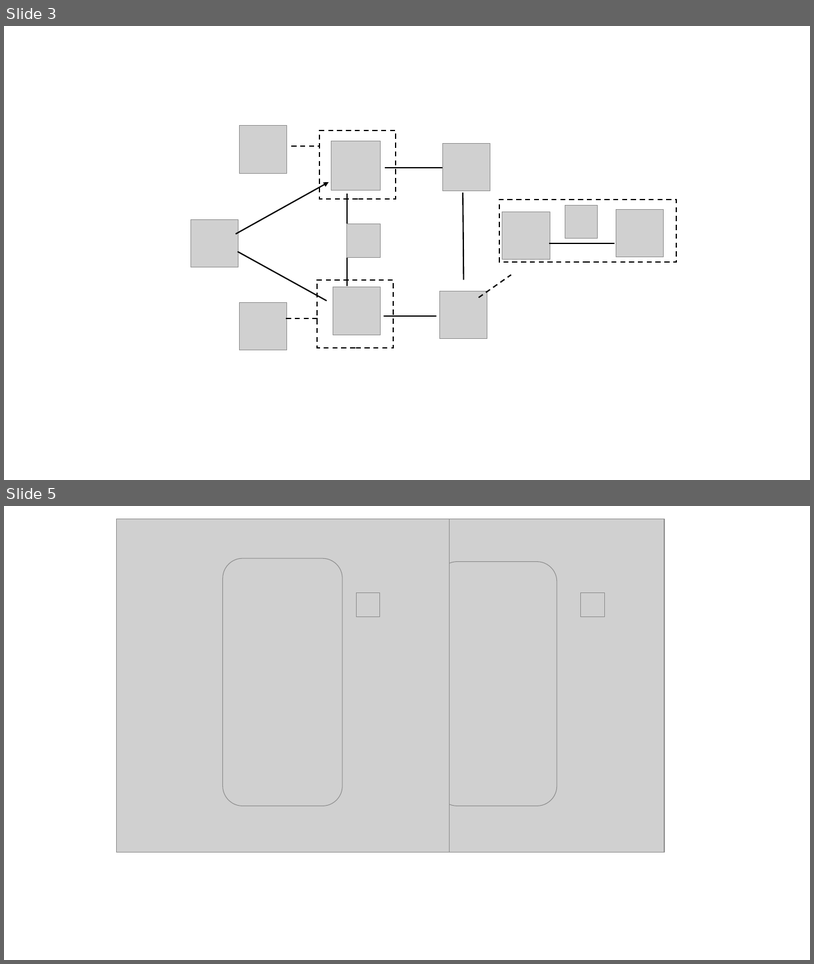
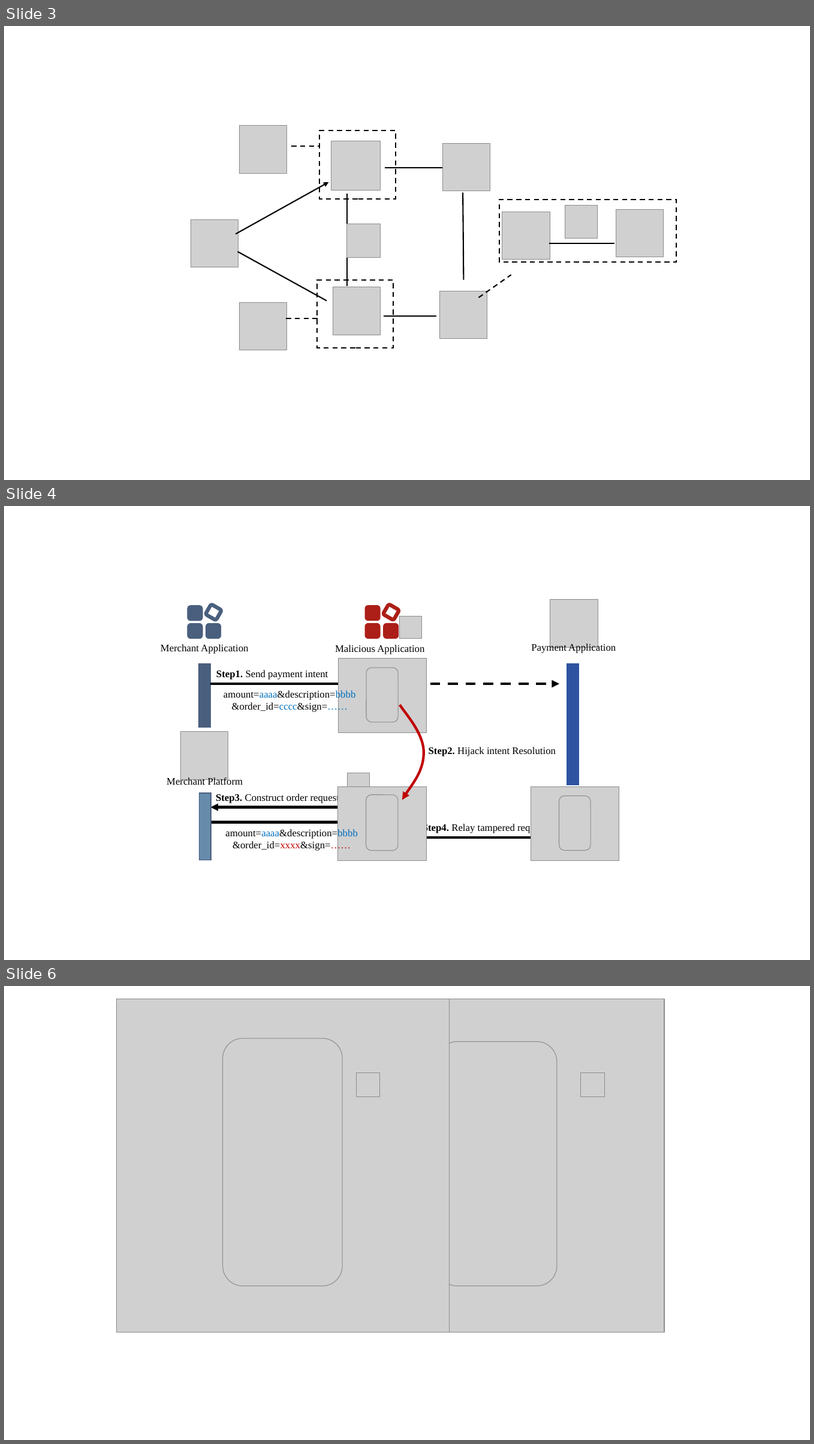
Before and after one commit to OccDeser/paper-third-party-online-payment-TDSC, a slide deck: img-source/images.pptx. Shown one above the other, each under a label of ours: slides 3 and 5 before the commit, slides 3, 4 and 6 after it; the slides between them are not shown. The pictures are 814x964 and 814x1444 pixels, drawn with LibreOffice and Linux fonts; fonts in the diff are those of the drawing; grey boxes stand for pictures. Boxes give left, top, right and bottom in pixels: in the first picture for what was removed or moved away, otherwise in the second. Text is boxed around its words. In the diff, an @@ line names an element or a change of style, - is before the commit and + after.

```diff
--- a/img-source/images.pptx
+++ b/img-source/images.pptx
@@ slide 4 added at (x1=4, y1=506, x2=810, y2=960), background #FFFFFF @@
@@ picture added at (x1=551, y1=600, x2=599, y2=648) @@
@@ group added at (x1=189, y1=604, x2=222, y2=638): 4 rounded rectangles @@
@@ group added at (x1=366, y1=604, x2=399, y2=637): 4 rounded rectangles @@
@@ picture added at (x1=399, y1=616, x2=422, y2=639) @@
@@ text added at (x1=161, y1=644, x2=248, y2=654), 12 pt, text #000000 @@
+Merchant Application
@@ text added at (x1=335, y1=645, x2=425, y2=654), 12 pt, text #000000 @@
+Malicious Application
@@ text added at (x1=531, y1=643, x2=616, y2=653), 12 pt, text #000000 @@
+Payment Application
@@ rectangle added at (x1=199, y1=663, x2=211, y2=727), fill #4A5F7E, outline #4A5F7E 1 pt @@
@@ picture added at (x1=339, y1=658, x2=427, y2=732) @@
@@ picture added at (x1=366, y1=667, x2=398, y2=722) @@
@@ rectangle added at (x1=567, y1=663, x2=579, y2=784), fill #2E54A1, outline #2E54A1 1 pt @@
@@ line added from (211, 684) to (376, 684), #000000 3 pt @@
@@ text added at (x1=216, y1=670, x2=328, y2=679), 12 pt, text #000000 @@
+Step1. Send payment intent
@@ arrow added from (377, 684) to (560, 684), #000000 3 pt dashed @@
@@ text added at (x1=224, y1=689, x2=356, y2=712), 12 pt, text #000000 @@
+amount=aaaa&description=bbbb&order_id=cccc&sign=……
@@ freeform shape added at (x1=400, y1=705, x2=425, y2=799), outline #C00000 3 pt @@
@@ picture added at (x1=180, y1=732, x2=228, y2=780) @@
@@ text added at (x1=429, y1=747, x2=556, y2=756), 12 pt, text #000000 @@
+Step2. Hijack intent Resolution
@@ picture added at (x1=348, y1=773, x2=370, y2=795) @@
@@ text added at (x1=167, y1=776, x2=243, y2=784), 12 pt, text #000000 @@
+Merchant Platform
@@ rectangle added at (x1=200, y1=793, x2=212, y2=860), fill #668BAB, outline #4A5F7E 1 pt @@
@@ text added at (x1=216, y1=793, x2=339, y2=804), 12 pt, text #000000 @@
+Step3. Construct order request
@@ picture added at (x1=338, y1=786, x2=426, y2=861) @@
@@ picture added at (x1=531, y1=786, x2=619, y2=861) @@
@@ arrow added from (367, 807) to (211, 807), #000000 3 pt @@
@@ picture added at (x1=366, y1=795, x2=398, y2=850) @@
@@ picture added at (x1=560, y1=796, x2=591, y2=850) @@
@@ arrow added from (212, 822) to (368, 822), #000000 3 pt @@
@@ text added at (x1=225, y1=828, x2=357, y2=851), 12 pt, text #000000 @@
+amount=aaaa&description=bbbb&order_id=xxxx&sign=……
@@ text added at (x1=423, y1=823, x2=546, y2=834), 12 pt, text #000000 @@
+Step4. Relay tampered request
@@ arrow added from (395, 837) to (560, 837), #000000 3 pt @@
@@ what was slide 5 is now slide 6 @@
```
Also in this commit, not shown: 1 slide changed.
